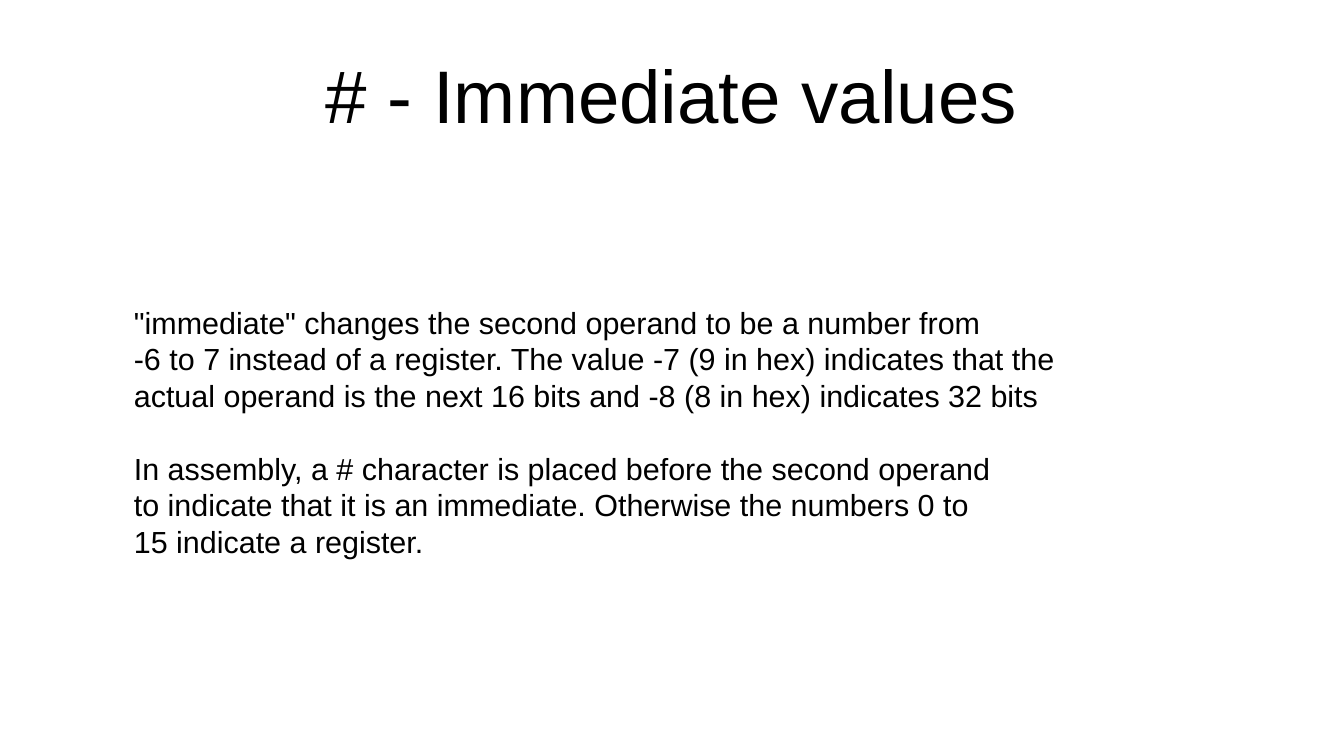
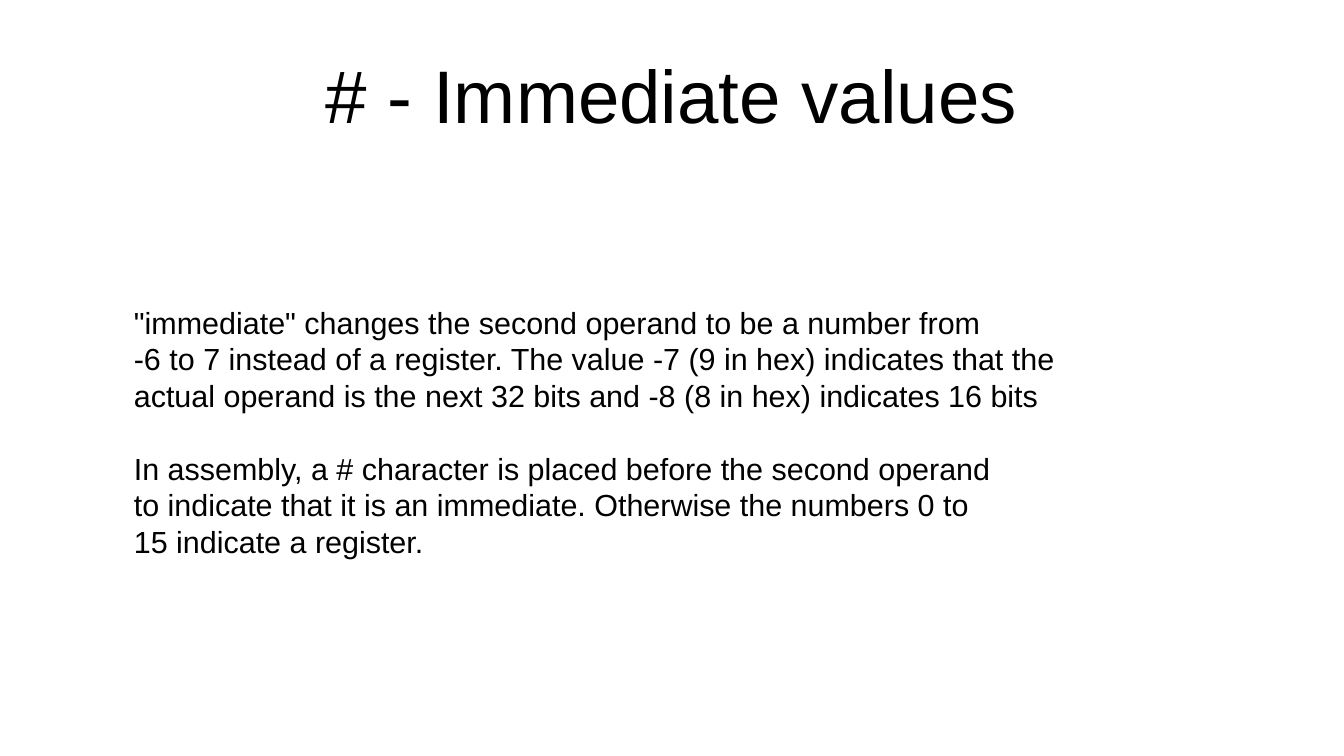
Before and after one commit to jeceljr/baby42, a slide deck: slide 7 of doc/baby42_slides.odp. Drawn at 1344x756 pixels with LibreOffice and Linux fonts; fonts in the diff are those of the drawing. Boxes give left, top, right and bottom in pixels: in the first picture for what was removed or moved away, otherwise in the second. Text is boxed around its words. In the diff, an @@ line names an element or a change of style, - is before the commit and + after.

Commit message:
change 32 bit immediate encoding, add variations, add store byte

```diff
--- a/doc/baby42_slides.odp
+++ b/doc/baby42_slides.odp
@@ text at <box>134,385,1038,413</box>: text changed @@
-actual operand is the next 16 bits and -8 (8 in hex) indicates 32 bits
+actual operand is the next 32 bits and -8 (8 in hex) indicates 16 bits
```
Also in this commit, not shown: 5 other slides changed, 3 slides added, 2 other files.
